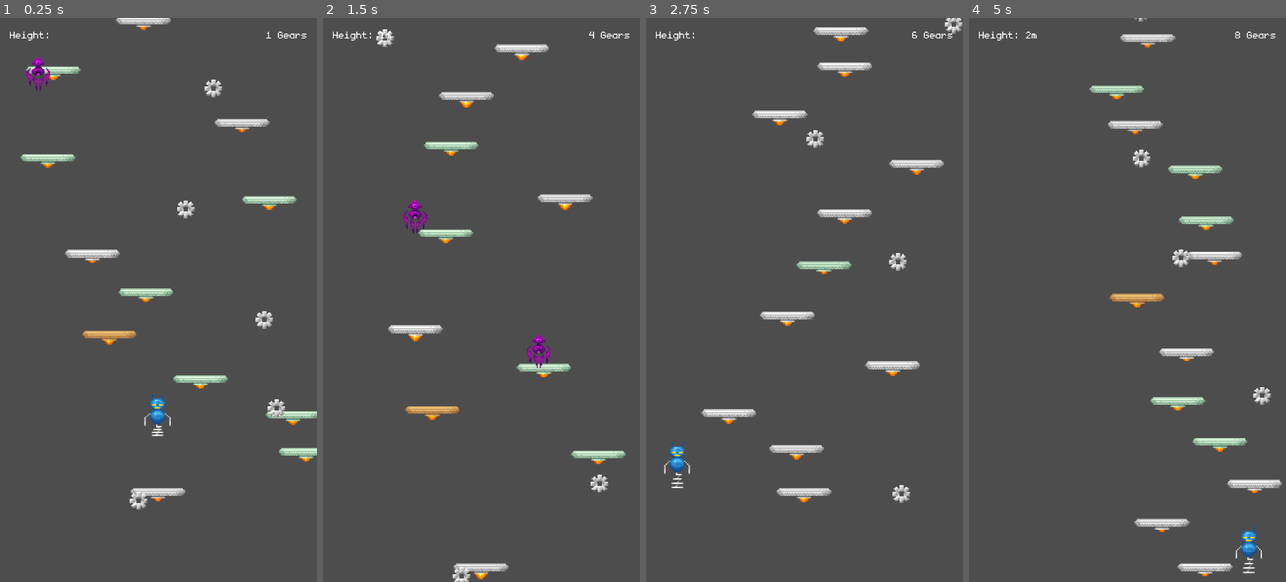
Above: before the commit, frames 1-4 (left to right).
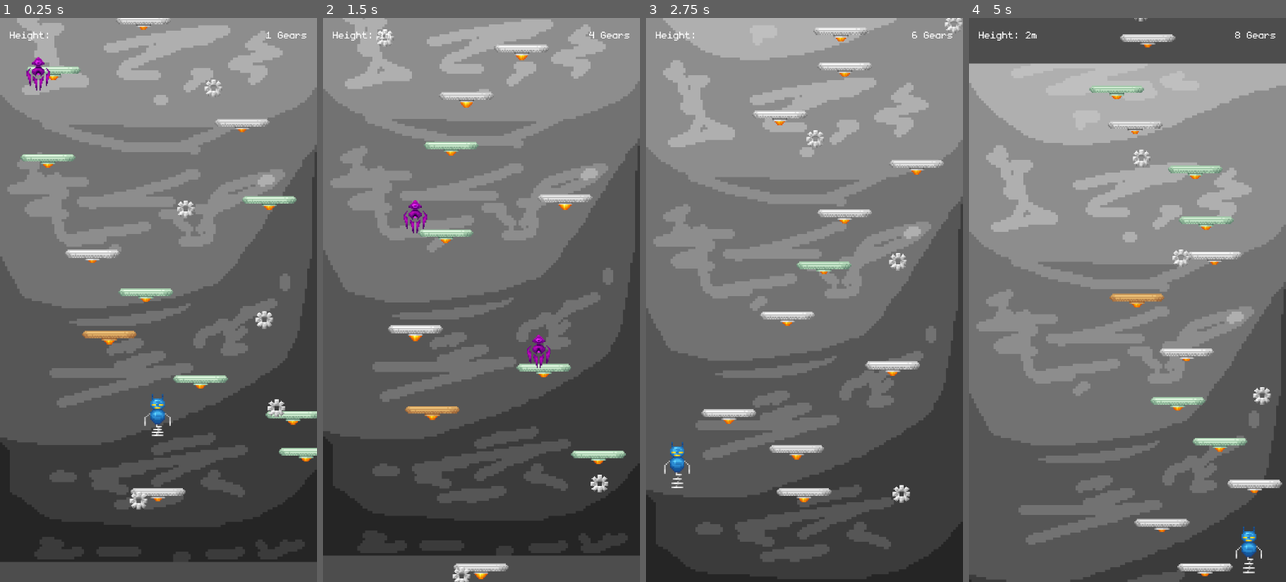
Above: after the commit, the same moments.

Repository: viteax/doodya-jump
Game: Godot game, scene res://main.tscn
Same seed, same stepped clock (60 frames per second), same inputs: the game is played once before the commit and once after it.
Inputs:
- Up to frame 1 (0.25 s): no input
- Up to frame 2 (1.5 s): hold Space (shoot) 0.53-1.28 s; hold Right (ui_right) from 0.53 s (still down); tap Space (shoot) at 1.35 s
- Up to frame 3 (2.75 s): release Right (ui_right) at 2.03 s; hold Left (ui_left) from 2.03 s (still down); hold Space (shoot) from 2.03 s (still down)
- Up to frame 4 (5 s): release Left (ui_left) at 2.78 s; release Space (shoot) at 2.78 s; hold Right (ui_right) 2.78-4.28 s; tap Space (shoot) at 2.85, 4.35 s; hold Space (shoot) 3.53-4.28 s; hold Left (ui_left) from 4.28 s (still down)

The runs differ from the first frame. In frame 1, 54% of the frame differs, in the area x 0-100%, y 0-97%; in frame 2, 53%; in frame 3, 58%; in frame 4, 62%, in the area x 0-100%, y 8-100%.

Commit message:
background

Diff:
--- /dev/null
+++ b/bg_mover.gd
@@ -0,0 +1,8 @@
+extends Sprite2D
+
+@export var camera: Camera2D
+
+func _process(_delta):
+	if camera == null:
+		return
+	global_position.y = -600 + camera.global_position.y
--- a/main.tscn
+++ b/main.tscn
@@ -2,9 +2,11 @@
 
 [ext_resource type="PackedScene" uid="uid://bjgg3uqp0echx" path="res://platforms/platform.tscn" id="1_0xm2m"]
 [ext_resource type="PackedScene" uid="uid://cl1rgrum3i4oo" path="res://spawners/platform_spawner.tscn" id="1_h2yge"]
+[ext_resource type="Script" uid="uid://d30x0pbsfk01j" path="res://bg_mover.gd" id="2_4c57u"]
 [ext_resource type="PackedScene" uid="uid://ckq636uqv1bot" path="res://player/player.tscn" id="2_h2yge"]
 [ext_resource type="FontFile" uid="uid://bfdce7hih0snt" path="res://monogram.ttf" id="7_5vw27"]
 [ext_resource type="PackedScene" uid="uid://bbxvp7remauki" path="res://spawners/enemy_spawner.tscn" id="7_272bh"]
+[ext_resource type="Texture2D" uid="uid://tjpkbuu74j70" path="res://bg.png" id="8_4c57u"]
 [ext_resource type="PackedScene" uid="uid://5dw1e2nmkoe6" path="res://gear/gear.tscn" id="8_5vw27"]
 [ext_resource type="PackedScene" uid="uid://r1l7durcomu3" path="res://spawners/shop_spawner.tscn" id="8_kek77"]
 [ext_resource type="PackedScene" uid="uid://cq5siw56ic7oj" path="res://spawners/gear_spawner.tscn" id="9_kek77"]
@@ -18,6 +20,14 @@
 font_size = 32
 
 [node name="Main" type="Node2D" unique_id=1239697298]
+
+[node name="Sprite2D" type="Sprite2D" parent="." unique_id=2005635201 node_paths=PackedStringArray("camera")]
+texture_filter = 1
+position = Vector2(324.00003, 577)
+scale = Vector2(5.0703125, 5.0703125)
+texture = ExtResource("8_4c57u")
+script = ExtResource("2_4c57u")
+camera = NodePath("../Player/Camera2D")
 
 [node name="PlatformSpawner" parent="." unique_id=1571345445 node_paths=PackedStringArray("camera") instance=ExtResource("1_h2yge")]
 position = Vector2(-4, 0)
Binary file added: bg.png
Not shown, added: bg.png.import
Not shown, added: bg_mover.gd.uid
